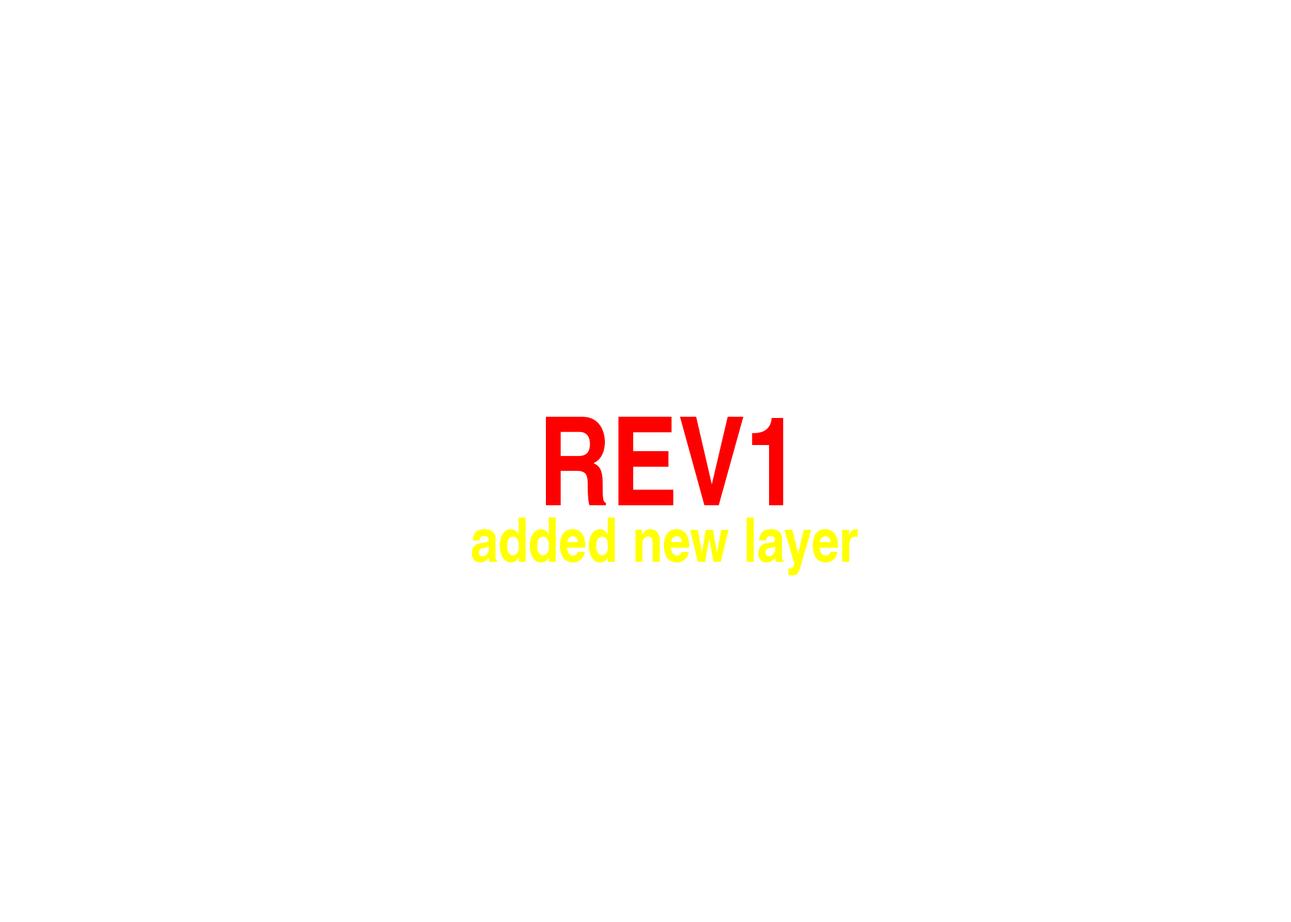
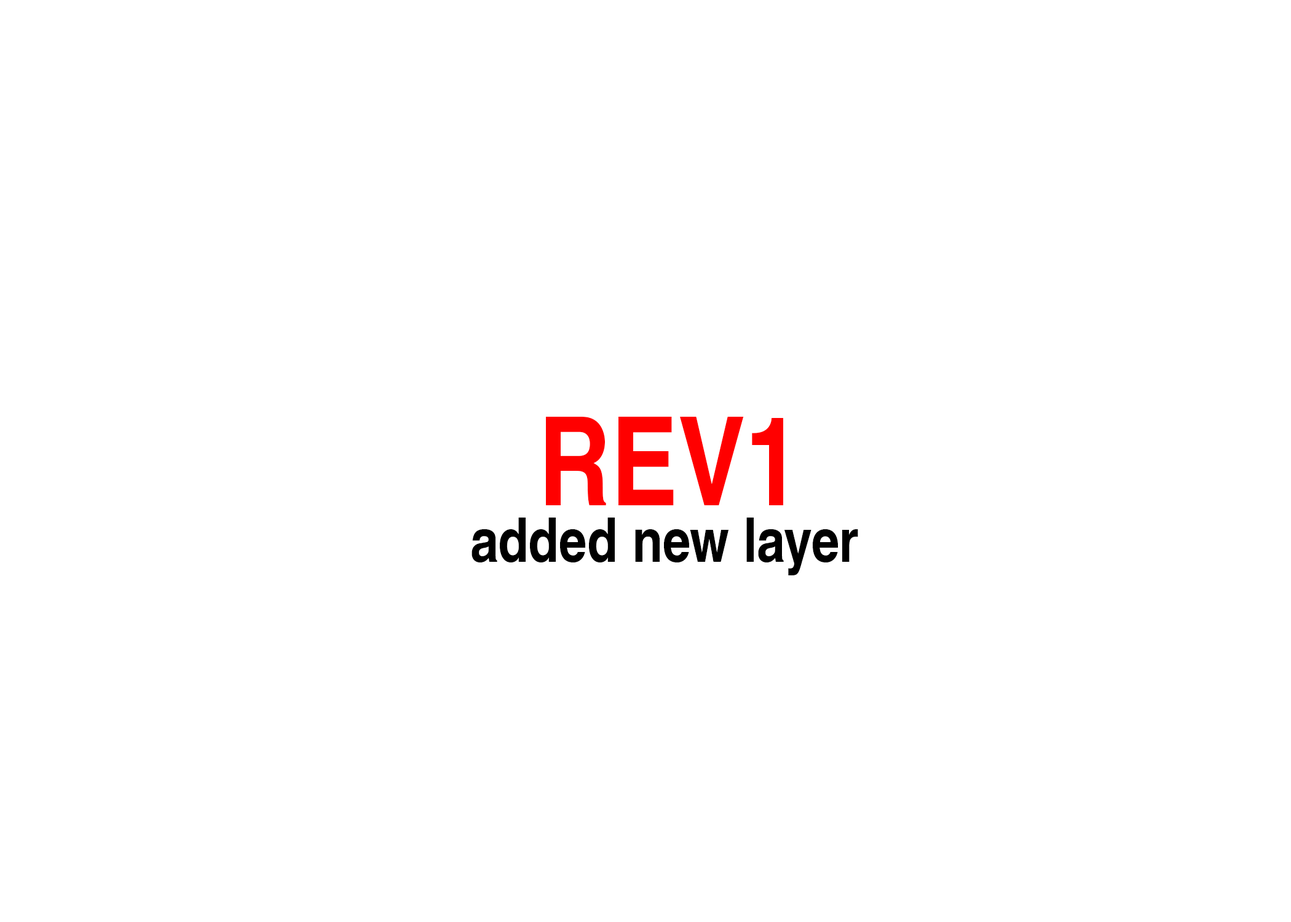
Layer changes from the first w=1291, h=922 image to the second:
painted on "added new layer" over 471, 517, 859, 577
